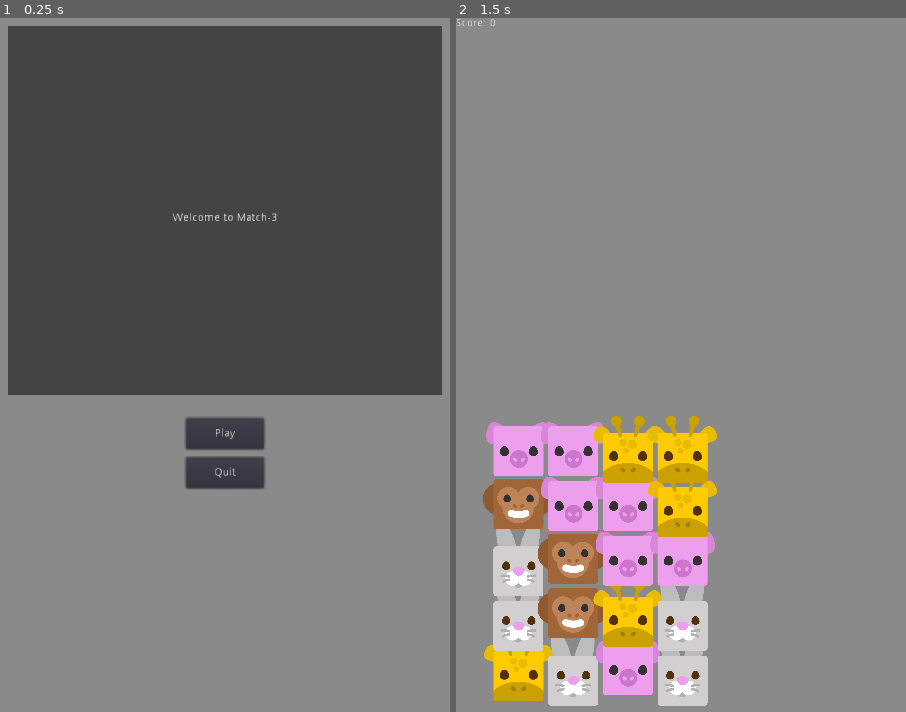
Above: before the commit, frames 1-2 (left to right).
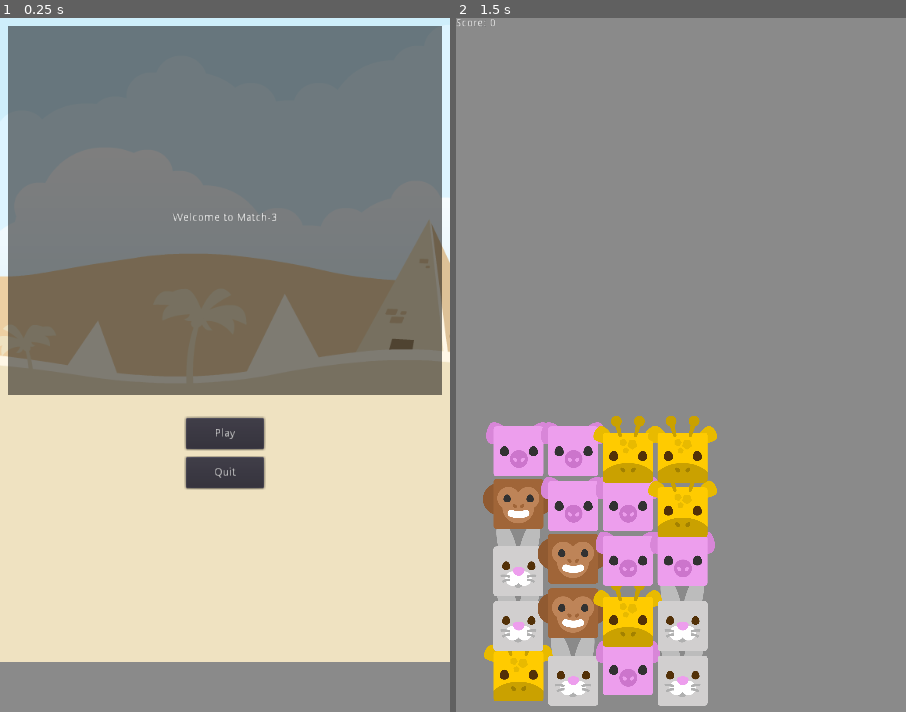
Above: after the commit, the same moments.

Repository: Danikinz/03-JuicyMatch-3
Game: Godot game, scene res://UI/Menu.tscn
Same seed, same stepped clock (60 frames per second), same inputs: the game is played once before the commit and once after it. The engine's default icon, where the game draws it, is replaced by a stand-in: a white triangle on a blue panel in a dark square.
Inputs (mouse positions are in pixels of both pictures, inside the frame that each line leads up to):
- Up to frame 1 (0.25 s): no input
- Up to frame 2 (1.5 s): click "Play" at 0.5 s; tap Enter at 1.25 s; move the mouse to (780, 378) at 1.27 s

The runs differ from the first frame. In frame 1, 91% of the frame differs, in the area x 0-100%, y 0-93%; in frame 2, nothing differs.

Commit message:
summary
Addition of musical.ttf for font change

Diff:
--- a/UI/Menu.tscn
+++ b/UI/Menu.tscn
@@ -1,6 +1,7 @@
-[gd_scene load_steps=2 format=2]
+[gd_scene load_steps=3 format=2]
 
 [ext_resource path="res://UI/Menu.gd" type="Script" id=1]
+[ext_resource path="res://Assets/backgroundColorDesert.png" type="Texture" id=2]
 
 [node name="Menu" type="Control"]
 anchor_right = 1.0
@@ -11,6 +12,9 @@
 }
 
 [node name="Sprite" type="Sprite" parent="."]
+position = Vector2( -130, -200 )
+texture = ExtResource( 2 )
+centered = false
 
 [node name="Background" type="ColorRect" parent="."]
 margin_left = 10.0
Binary file added: Assets/Musical.ttf
